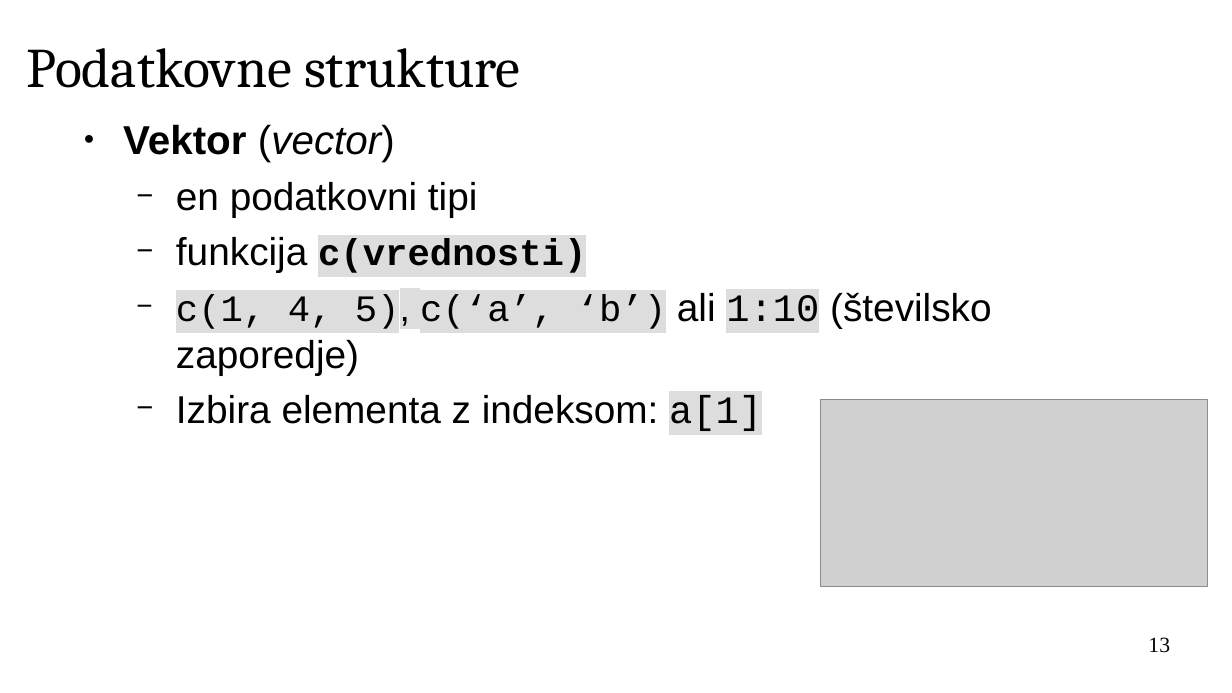
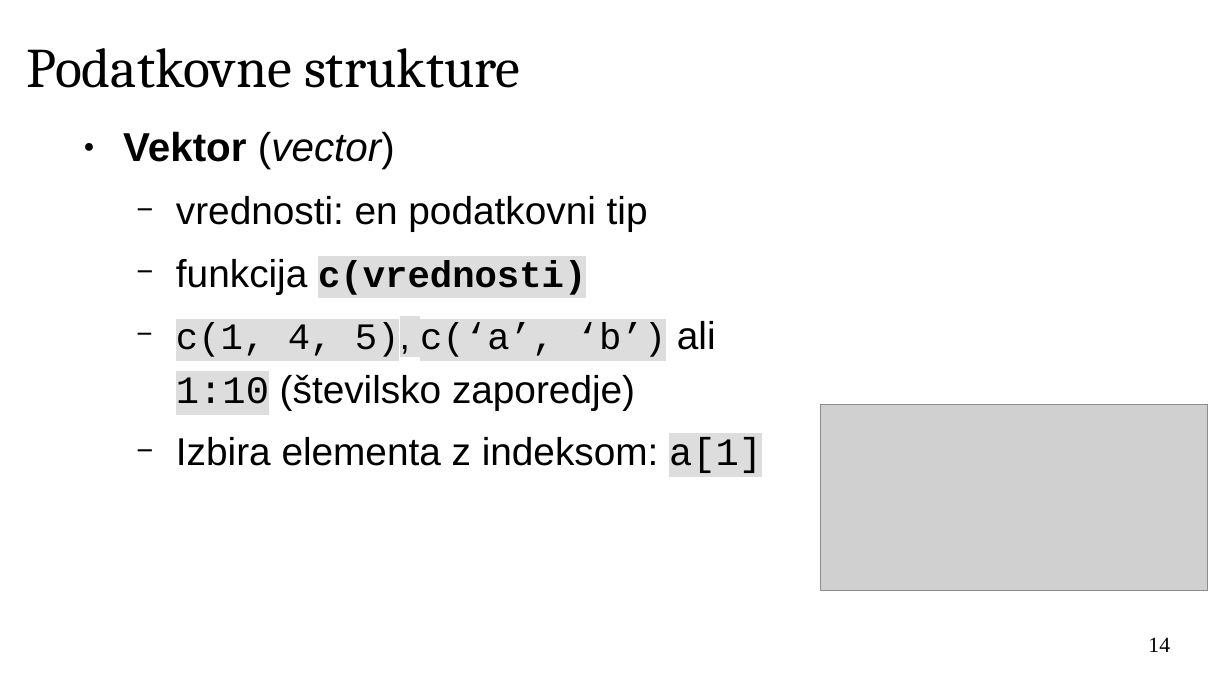
Before and after one commit to janaobsteter/R_tecaj, a slide deck: slide 14 of IT_Rtecaj.odp (slide 13 before the commit). Drawn at 1232x693 pixels with LibreOffice and Linux fonts; fonts in the diff are those of the drawing; grey boxes stand for pictures; background and template pictures are left out. Boxes give left, top, right and bottom in pixels: in the first picture for what was removed or moved away, otherwise in the second. Text is boxed around its words. In the diff, an @@ line names an element or a change of style, - is before the commit and + after.

```diff
--- a/IT_Rtecaj.odp
+++ b/IT_Rtecaj.odp
@@ text at bbox=[123, 131, 762, 473]: line spacing 1 to 1.15 @@
@@ text at bbox=[176, 196, 648, 232]: text changed @@
-  − en podatkovni tipi
+  − vrednosti: en podatkovni tip
@@ picture: place and size @@
-picture at bbox=[821, 400, 1209, 587]
+picture at bbox=[821, 405, 1209, 591]
@@ page number at bbox=[1148, 637, 1170, 652]: text changed @@
-13
+14
```
Also in this commit, not shown: 11 other slides changed, 10 slides added, 1 other file.
